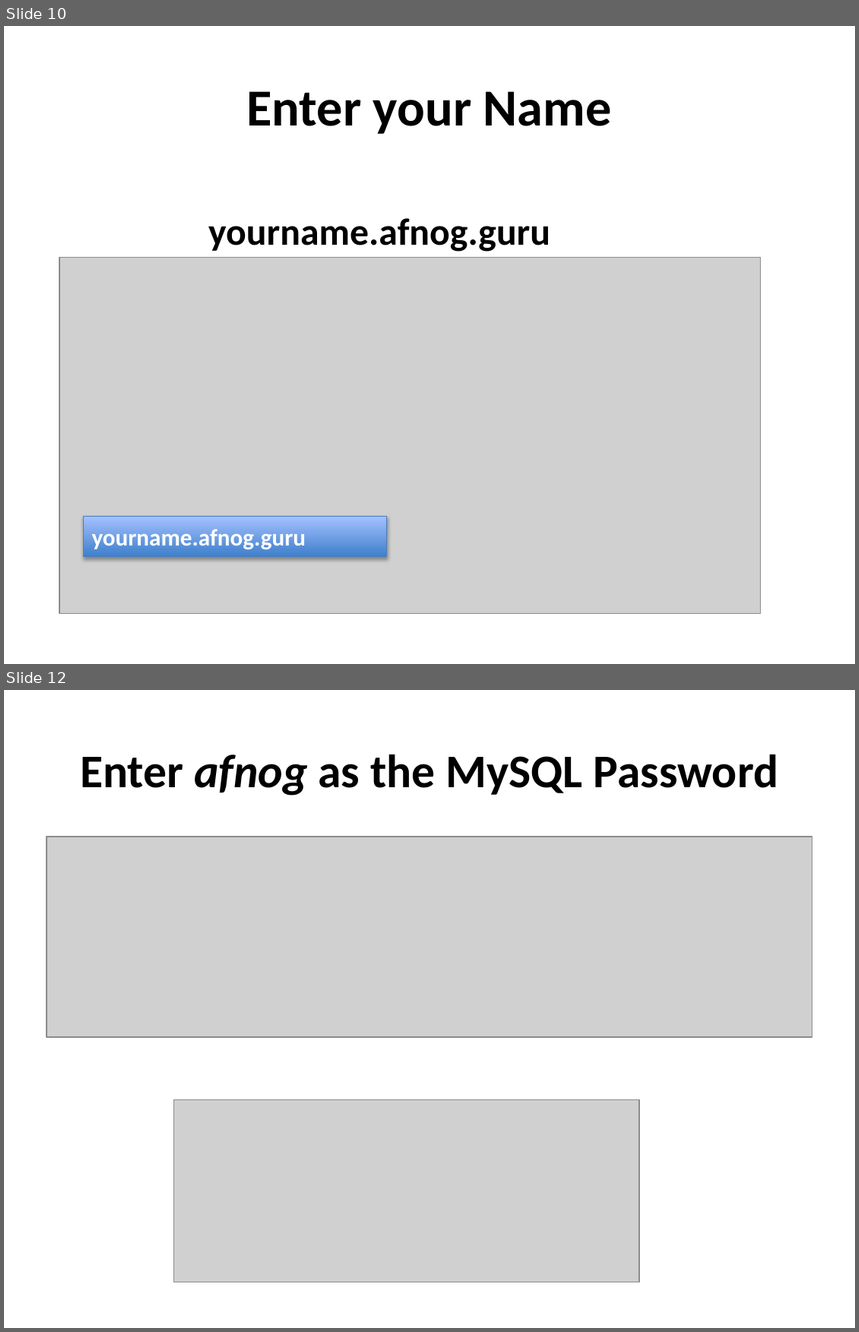
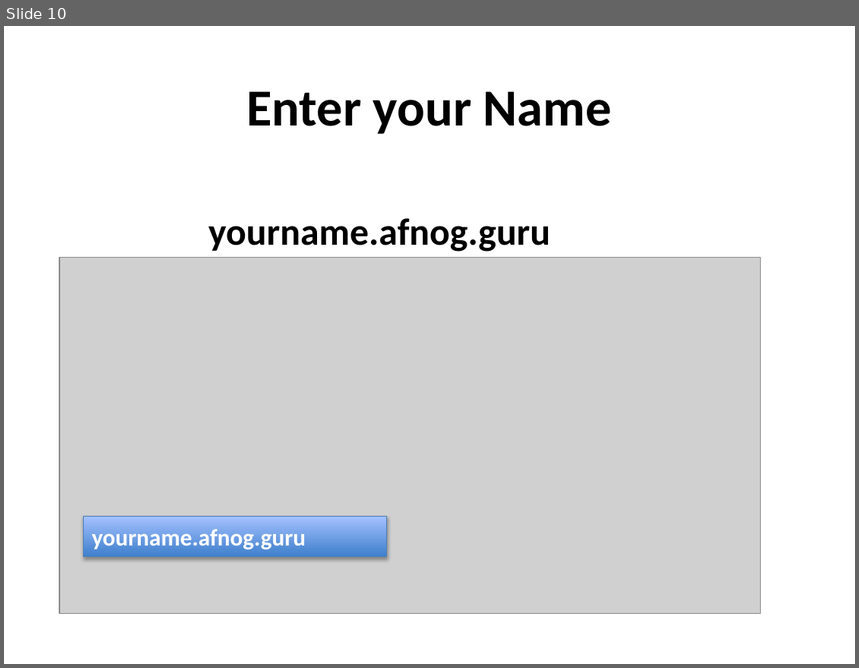
Before and after one commit to afnog/sse, a slide deck: postfix/mailfilter-pt2.pptx. Shown one above the other, each under a label of ours: slides 10 and 12 before the commit, slide 10 after it; the slides between them are not shown. The pictures are 859x1332 and 859x668 pixels, drawn with LibreOffice and Linux fonts; fonts in the diff are those of the drawing; grey boxes stand for pictures. Boxes give left, top, right and bottom in pixels: in the first picture for what was removed or moved away, otherwise in the second. Text is boxed around its words. In the diff, an @@ line names an element or a change of style, - is before the commit and + after.

```diff
--- a/postfix/mailfilter-pt2.pptx
+++ b/postfix/mailfilter-pt2.pptx
@@ slide 12 removed at [4,690,855,1328], background #FFFFFF @@
@@ title removed at [80,754,778,796] @@
-Enter afnog as the MySQL Password
@@ picture removed at [47,837,813,1037] @@
@@ picture removed at [173,1100,639,1283] @@
```
Also in this commit, not shown: 1 other slide removed.
